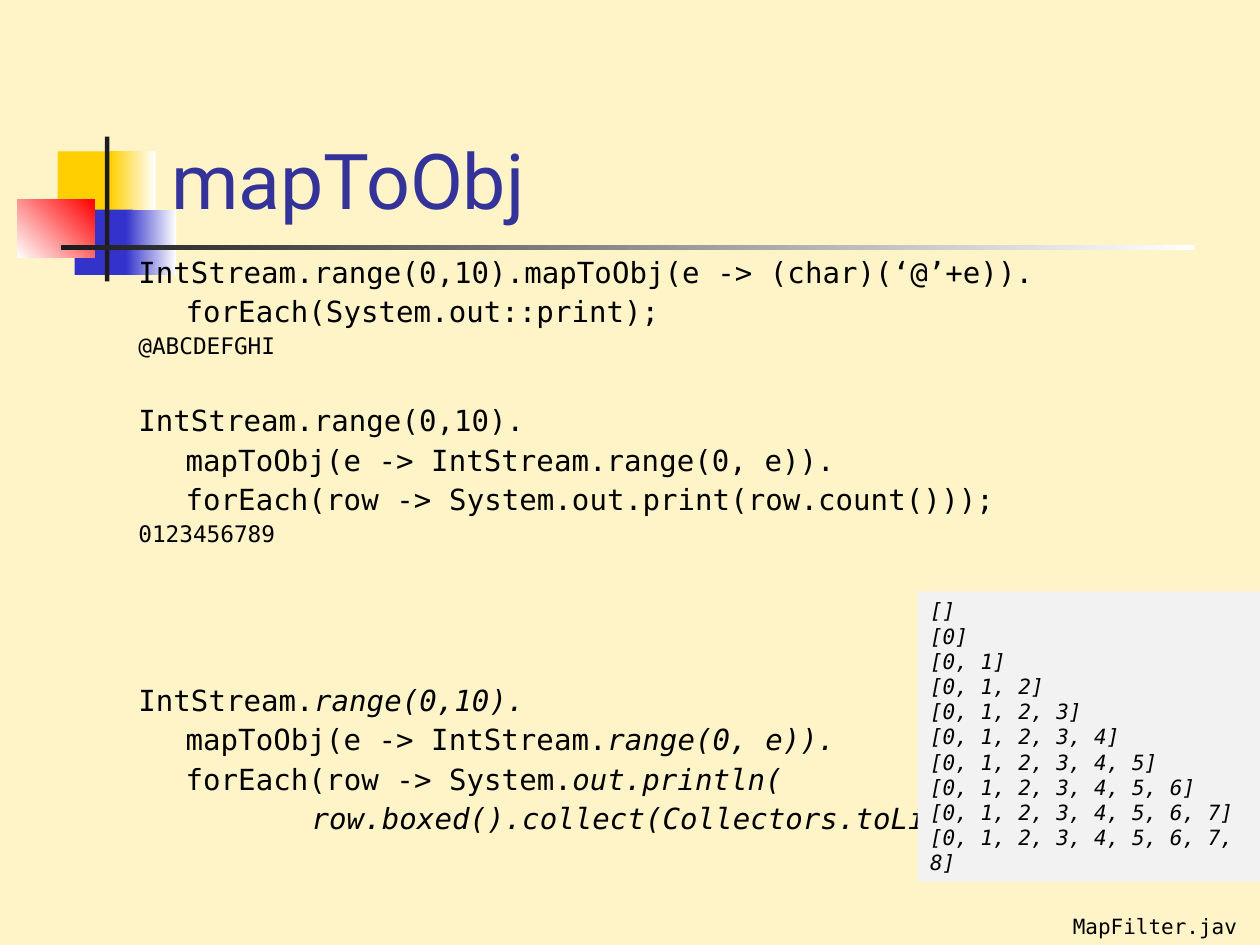
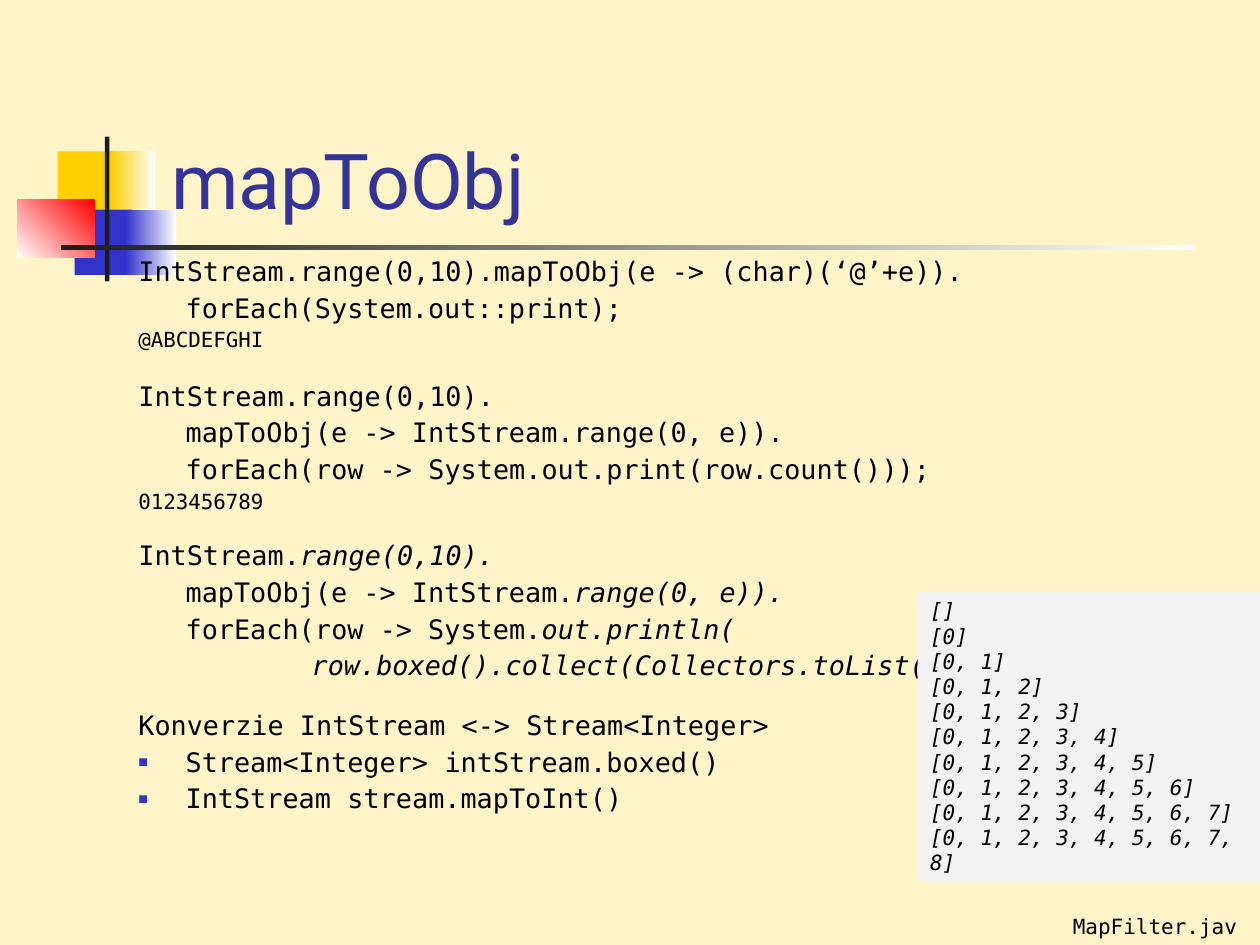
Before and after one commit to Programovanie4/Prednasky, a slide deck: slide 26 of 06Lambda/06_javaStream.ppt. Drawn at 1260x945 pixels with LibreOffice and Linux fonts; fonts in the diff are those of the drawing. Boxes give left, top, right and bottom in pixels: in the first picture for what was removed or moved away, otherwise in the second. Text is boxed around its words. In the diff, an @@ line names an element or a change of style, - is before the commit and + after.

```diff
--- a/06Lambda/06_javaStream.ppt
+++ b/06Lambda/06_javaStream.ppt
@@ text at (138, 259, 1007, 681): size 16.6 to 15.3 pt in "IntStream.range(0,10).mapToObj(e -> (char)(‘@’+e)).", "forEach(System.out::print);", "IntStream.range(0,10).", "mapToObj(e -> IntStream.range(0, e))." and 5 more places; size 12.9 to 11.9 pt in "@ABCDEFGHI", "0123456789" @@
@@ text at (138, 714, 768, 814): paragraphs added @@
+Konverzie IntStream <-> Stream<Integer>
+■ Stream<Integer> intStream.boxed()
+■ IntStream stream.mapToInt()
```
Also in this commit, not shown: 16 other slides changed, 1 other file.
